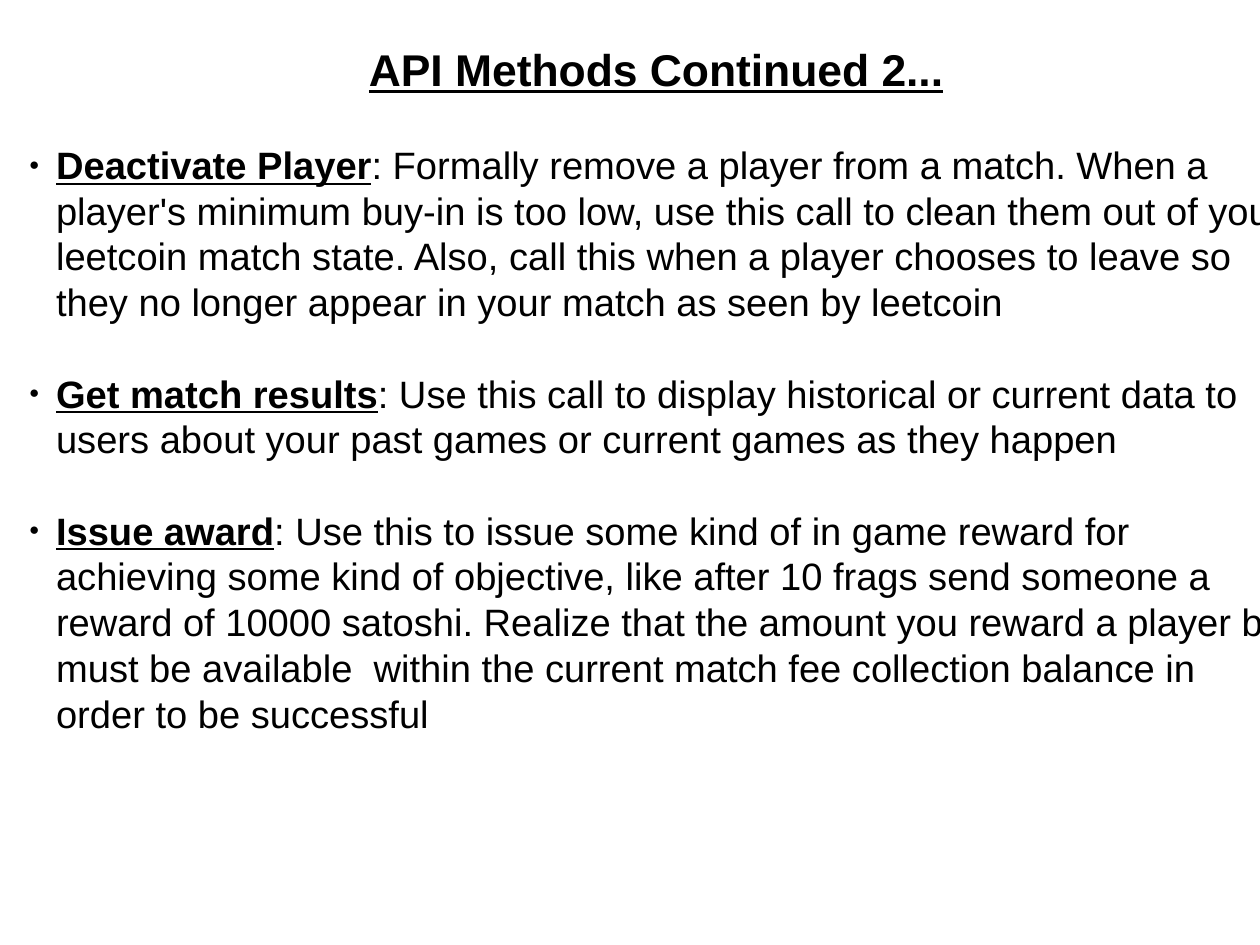
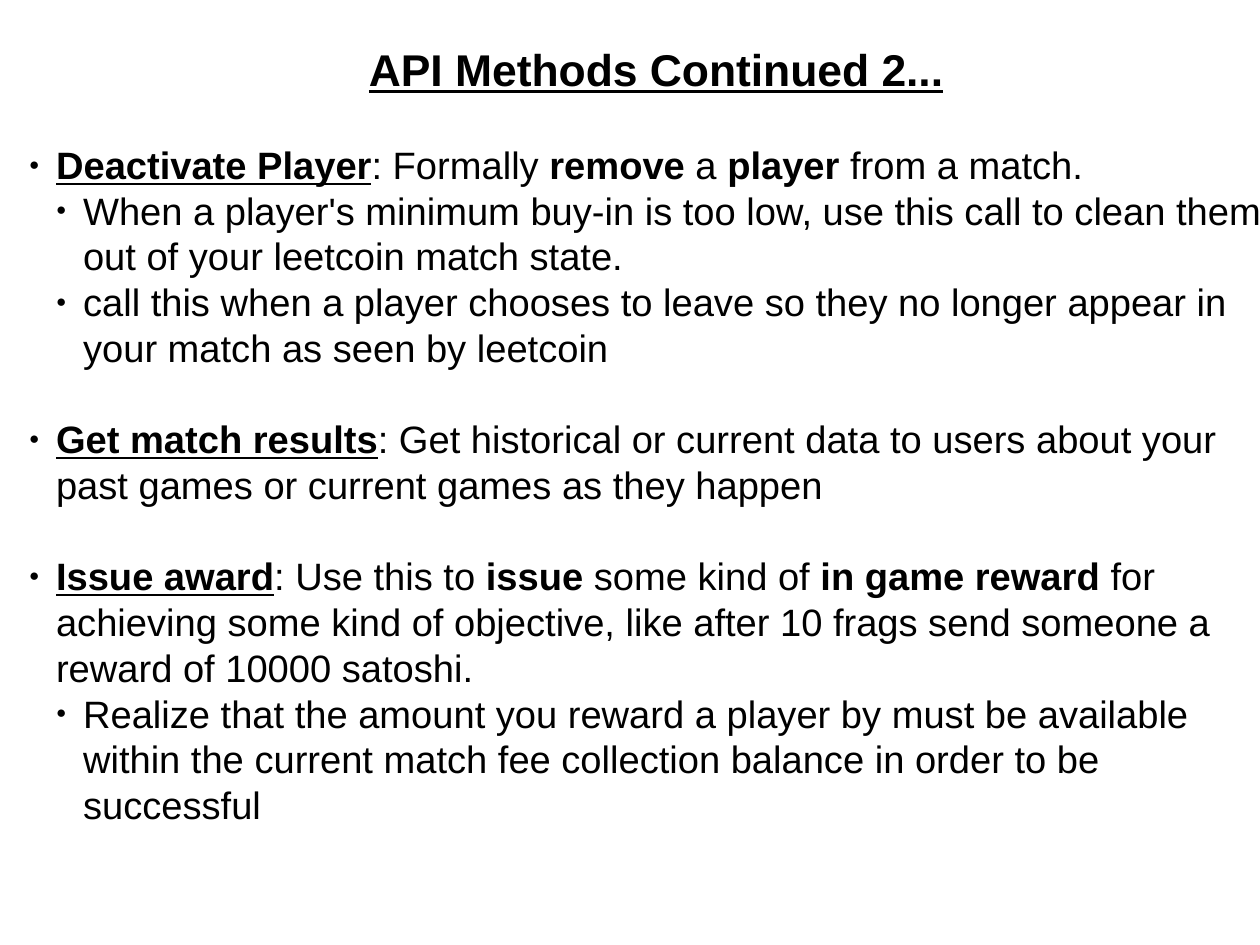
Before and after one commit to porkchop/leetcoin-api-slides, a slide deck: slide 7 of leetcoin-api.odp. Drawn at 1260x945 pixels with LibreOffice and Linux fonts; fonts in the diff are those of the drawing. Boxes give left, top, right and bottom in pixels: in the first picture for what was removed or moved away, otherwise in the second. Text is boxed around its words. In the diff, an @@ line names an element or a change of style, - is before the commit and + after.

Commit message:
Made method call explanations more point form

```diff
--- a/leetcoin-api.odp
+++ b/leetcoin-api.odp
@@ text at box(56, 151, 1260, 774): text changed @@
-● Deactivate Player: Formally remove a player from a match. When a player's minimum buy-in is too low, use this call to clean them out of your leetcoin match state. Also, call this when a player chooses to leave so they no longer appear in your match as seen by leetcoin
-● Get match results: Use this call to display historical or current data to users about your past games or current games as they happen
-● Issue award: Use this to issue some kind of in game reward for achieving some kind of objective, like after 10 frags send someone a reward of 10000 satoshi. Realize that the amount you reward a player by must be available within the current match fee collection balance in order to be successful
+● Deactivate Player: Formally remove a player from a match.
+  ● When a player's minimum buy-in is too low, use this call to clean them out of your leetcoin match state.
+  ● call this when a player chooses to leave so they no longer appear in your match as seen by leetcoin
+● Get match results: Get historical or current data to users about your past games or current games as they happen
+● Issue award: Use this to issue some kind of in game reward for achieving some kind of objective, like after 10 frags send someone a reward of 10000 satoshi.
+  ● Realize that the amount you reward a player by must be available within the current match fee collection balance in order to be successful
```
Also in this commit, not shown: 3 other slides changed.
